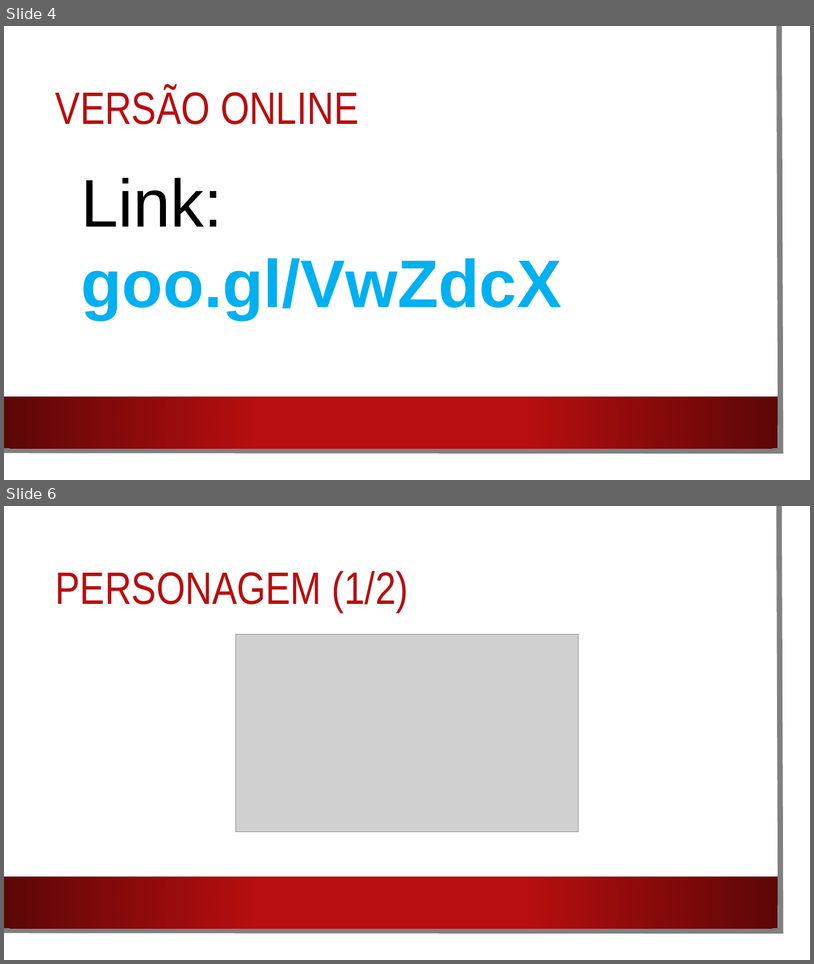
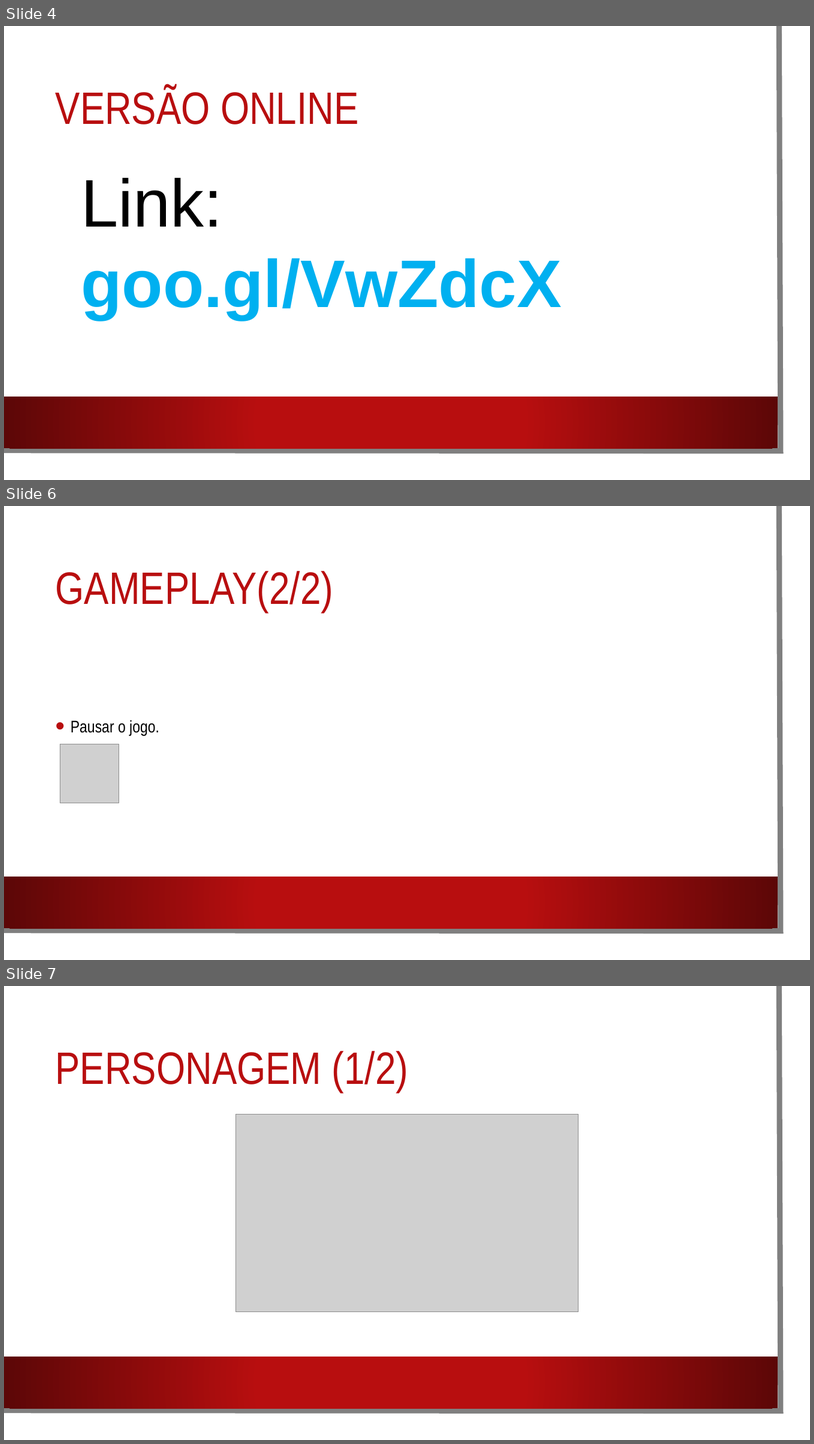
Before and after one commit to PedroRomanoBarbosa/DJCO, a slide deck: Documentos/Apresentacao.pptx. Shown one above the other, each under a label of ours: slides 4 and 6 before the commit, slides 4, 6 and 7 after it; the slides between them are not shown. The pictures are 814x964 and 814x1444 pixels, drawn with LibreOffice and Linux fonts; fonts in the diff are those of the drawing; grey boxes stand for pictures; background and template pictures are left out. Boxes give left, top, right and bottom in pixels: in the first picture for what was removed or moved away, otherwise in the second. Text is boxed around its words. In the diff, an @@ line names an element or a change of style, - is before the commit and + after.

Commit message:
referencia ao p para pausar o jogo power point

```diff
--- a/Documentos/Apresentacao.pptx
+++ b/Documentos/Apresentacao.pptx
@@ slide 6 added at [4,506,810,960], background picture (left out); not listed: 3 template elements that a slide beside it also shows @@
@@ title added at [56,571,334,613], 54 pt, text #B80E0F @@
+GAMEPLAY(2/2)
@@ text added at [71,720,159,735], 20 pt, text #000000 @@
+• Pausar o jogo.
@@ picture added at [60,744,119,802] @@
@@ what was slide 6 is now slide 7 @@
```
Also in this commit, not shown: 2 slides changed.
